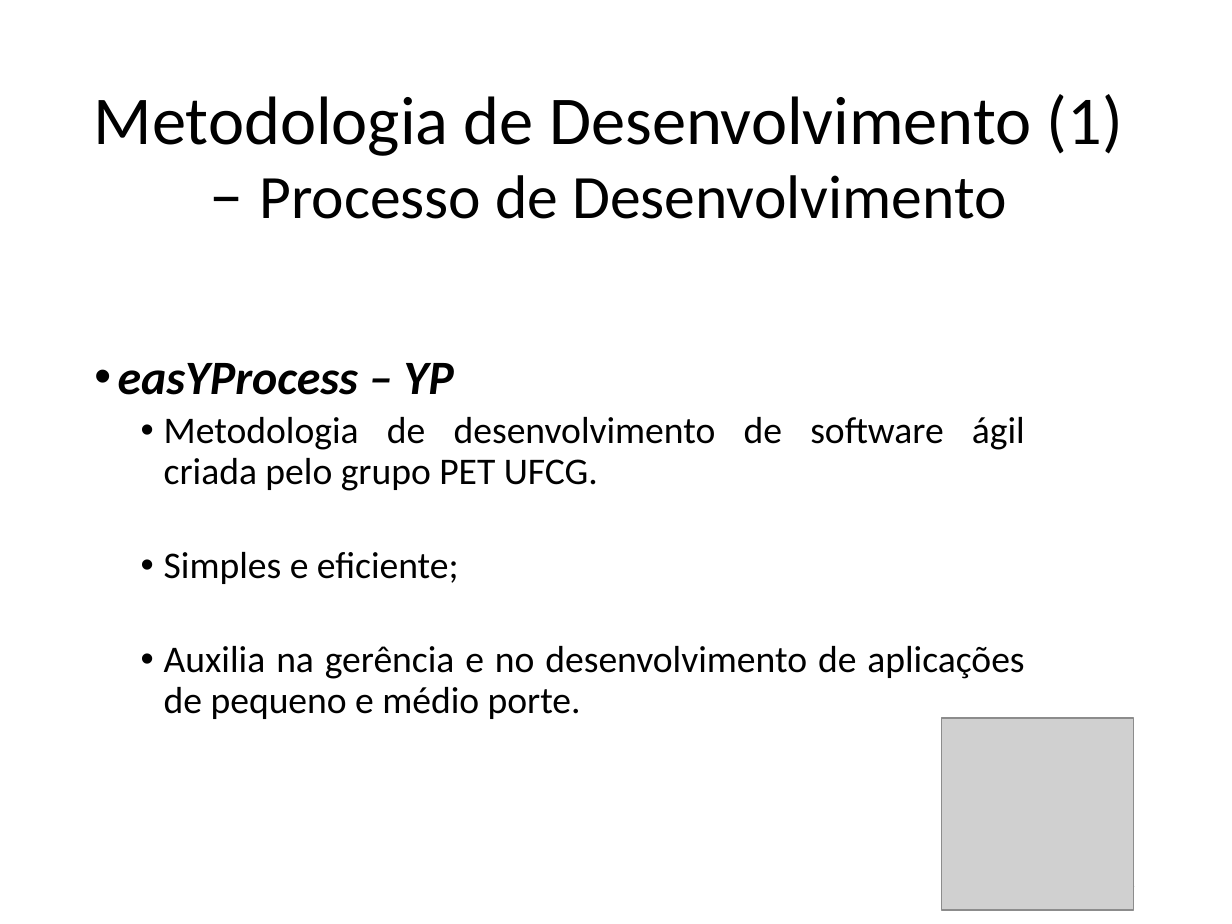
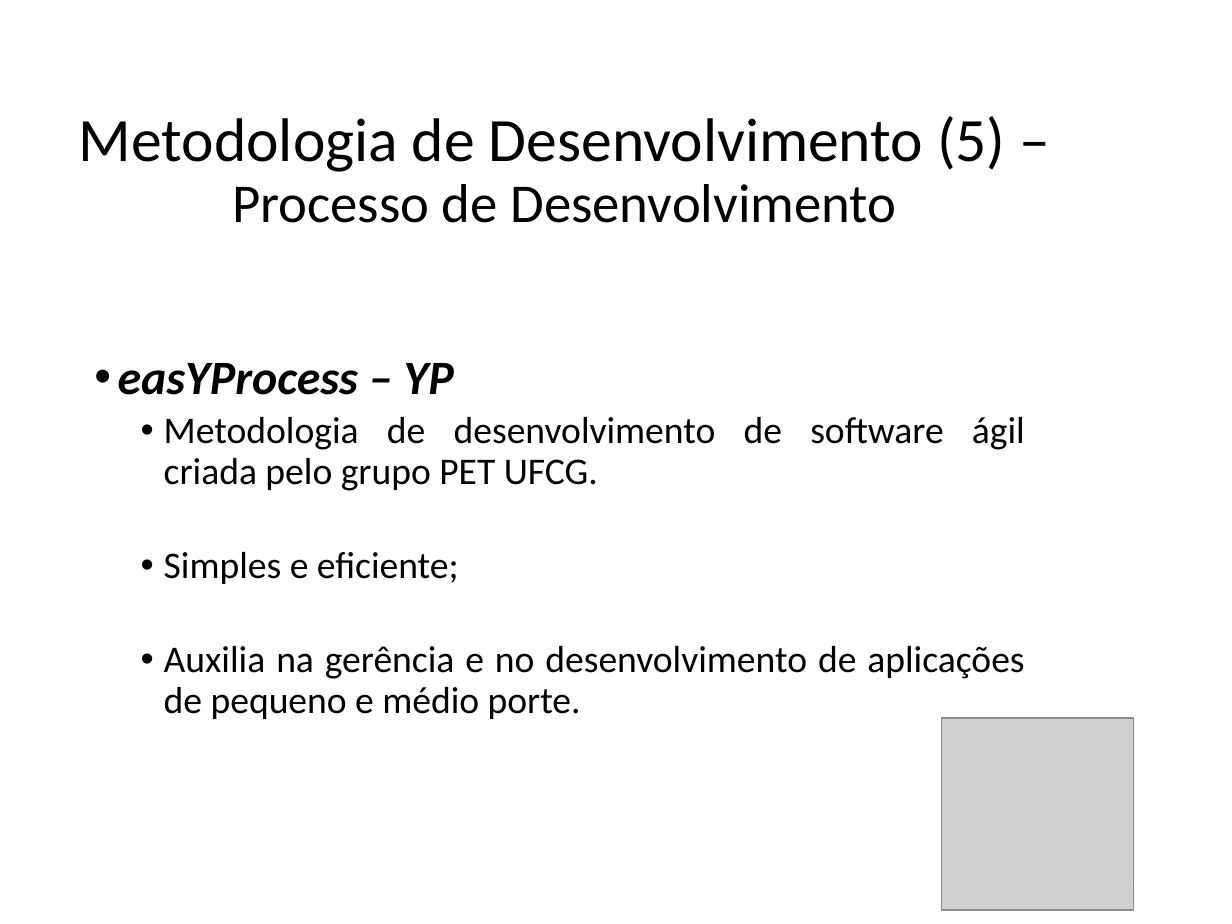
Before and after one commit to FatimaFerreiradeSousa/TCC-Mobile-Leaning, a slide deck: slide 12 of TCC - Documento/TCC II.pptx. Drawn at 1232x924 pixels with LibreOffice and Linux fonts; fonts in the diff are those of the drawing; grey boxes stand for pictures. Boxes give left, top, right and bottom in pixels: in the first picture for what was removed or moved away, otherwise in the second. Text is boxed around its words. In the diff, an @@ line names an element or a change of style, - is before the commit and + after.

```diff
--- a/TCC - Documento/TCC II.pptx
+++ b/TCC - Documento/TCC II.pptx
@@ title at (79,116,1005,223): text changed; size 40 to 36 pt @@
-Metodologia de Desenvolvimento (1) – Processo de Desenvolvimento
+Metodologia de Desenvolvimento (5) – Processo de Desenvolvimento
```
Also in this commit, not shown: 18 other slides changed.
